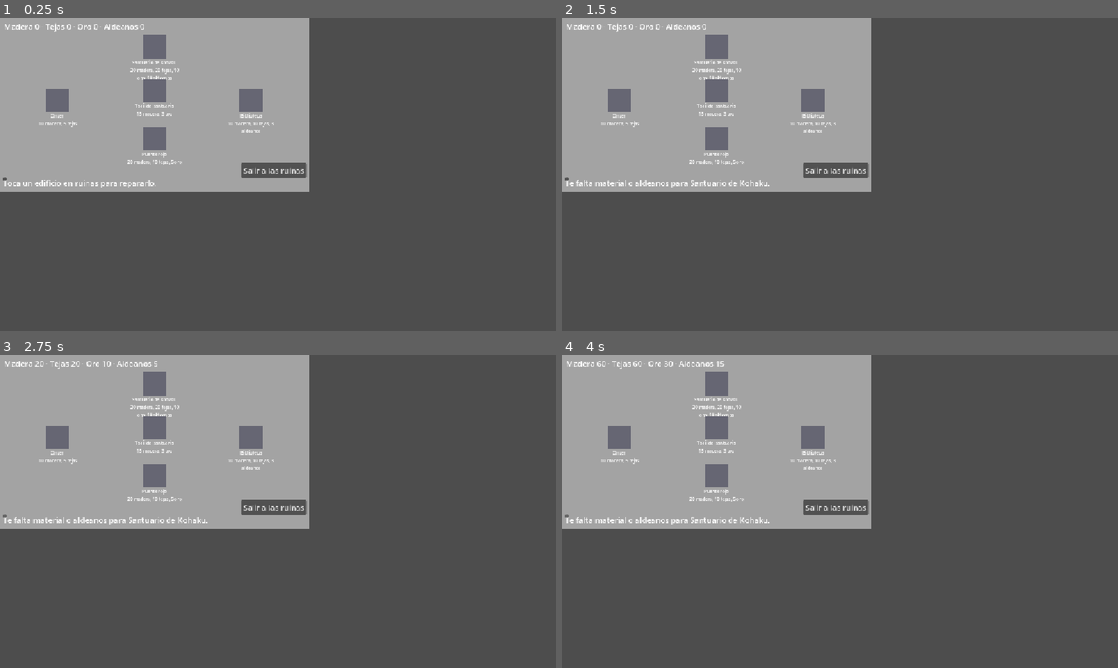
Above: before the commit, frames 1-4 (two rows, left to right).
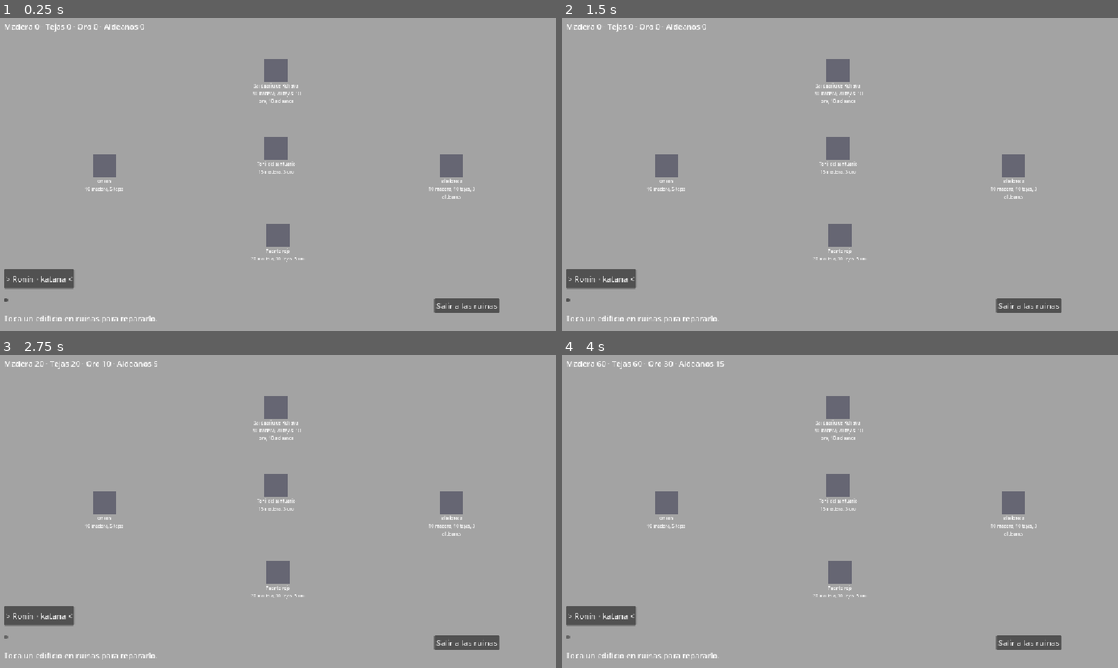
Above: after the commit, the same moments.

Repository: dotrashtrash-png/kintsugi
Game: Godot game, scene res://escenas/base/Aldea.tscn
Same seed, same stepped clock (60 frames per second), same inputs: the game is played once before the commit and once after it.
Inputs (mouse positions are in pixels of both pictures, inside the frame that each line leads up to; where the layout moved, square brackets give the same spot in the first picture):
- Up to frame 1 (0.25 s): no input
- Up to frame 2 (1.5 s): click (600, 277) at 0.5 s, where only the run after the commit has a clickable "> Ronin · katana <"; click (717, 46) at 1.27 s
- Up to frame 3 (2.75 s): click (5, 636) [5, 517] at 2 s
- Up to frame 4 (4 s): tap Enter at 2.75 s; hold D (derecha) 2.78-3.53 s; tap Space at 3.5 s; hold S (abajo) from 3.53 s (still down)

The runs differ from the first frame. In frame 1, 72% of the frame differs, in the area x 0-100%, y 0-100%; in frame 2, 72%; in frame 3, 72%; in frame 4, 72%.

Commit message:
Aldea 1152x648 y elegir heroe

Diff:
--- a/escenas/base/Aldea.gd
+++ b/escenas/base/Aldea.gd
@@ -19,6 +19,7 @@
 	$UI/LabelMateriales.text = "Madera %d · Tejas %d · Oro %d · Aldeanos %d" % [m["madera"], m["tejas"], m["oro"], Estado.aldeanos]
 	for edificio in $Edificios.get_children():
 		edificio.actualizar()
+	actualizar_heroes()
 
 func mostrar_ultima_salida() -> void:
 	var s: Dictionary = Estado.ultima_salida
@@ -57,3 +58,26 @@
 	Estado.agregar("oro", 10)
 	Estado.aldeanos += 5
 	Estado.cambio.emit()
+
+const NOMBRES_HEROES := {
+	"ronin": "Ronin · katana",
+	"miko": "Miko · campana",
+	"onmyoji": "Onmyōji · ofuda",
+	"kunoichi": "Kunoichi · kunai",
+}
+
+func actualizar_heroes() -> void:
+	for hijo in $UI/Heroes.get_children():
+		hijo.queue_free()
+	for id in Estado.heroes_desbloqueados:
+		var boton := Button.new()
+		var texto: String = NOMBRES_HEROES.get(id, id)
+		if id == Estado.heroe_elegido:
+			texto = "> " + texto + " <"
+		boton.text = texto
+		boton.pressed.connect(_on_heroe_elegido.bind(id))
+		$UI/Heroes.add_child(boton)
+
+func _on_heroe_elegido(id: String) -> void:
+	Estado.heroe_elegido = id
+	actualizar_heroes()
--- a/escenas/base/Aldea.tscn
+++ b/escenas/base/Aldea.tscn
@@ -7,29 +7,29 @@
 script = ExtResource("1_movyn")
 
 [node name="Fondo" type="ColorRect" parent="." unique_id=281360401]
-offset_right = 640.0
-offset_bottom = 360.0
+offset_right = 1152.0
+offset_bottom = 648.0
 color = Color(0.63920635, 0.63920635, 0.6392063, 1)
 
 [node name="Edificios" type="Node2D" parent="." unique_id=934687619]
 
 [node name="Santuario" parent="Edificios" unique_id=685525046 instance=ExtResource("2_lkqpu")]
-position = Vector2(320, 60)
+position = Vector2(572, 108)
 id = "santuario"
 
 [node name="Torii" parent="Edificios" unique_id=759179646 instance=ExtResource("2_lkqpu")]
-position = Vector2(320, 150)
+position = Vector2(572, 270)
 id = "torii"
 
 [node name="Onsen" parent="Edificios" unique_id=1864807790 instance=ExtResource("2_lkqpu")]
-position = Vector2(120, 170)
+position = Vector2(216, 306)
 
 [node name="Biblioteca" parent="Edificios" unique_id=133562056 instance=ExtResource("2_lkqpu")]
-position = Vector2(520, 170)
+position = Vector2(936, 306)
 id = "biblioteca"
 
 [node name="Puente" parent="Edificios" unique_id=782062986 instance=ExtResource("2_lkqpu")]
-position = Vector2(320, 250)
+position = Vector2(576, 450)
 id = "puente"
 
 [node name="UI" type="CanvasLayer" parent="." unique_id=2122045962]
@@ -41,20 +41,26 @@
 offset_bottom = 29.0
 
 [node name="LabelMensaje" type="Label" parent="UI" unique_id=390730983]
-offset_left = 6.0
-offset_top = 330.0
-offset_right = 630.0
-offset_bottom = 354.0
+offset_left = 8.0
+offset_top = 610.0
+offset_right = 1108.0
+offset_bottom = 640.0
 
 [node name="BotonSalir" type="Button" parent="UI" unique_id=29549324]
-offset_left = 500.0
-offset_top = 300.0
-offset_right = 635.0
-offset_bottom = 331.0
+offset_left = 900.0
+offset_top = 580.0
+offset_right = 1035.0
+offset_bottom = 611.0
 text = "Salir a las ruinas"
 
 [node name="BotonPrueba" type="Button" parent="UI" unique_id=17494252]
-offset_left = 6.0
-offset_top = 330.0
-offset_right = 14.0
-offset_bottom = 338.0
+offset_left = 8.0
+offset_top = 580.0
+offset_right = 16.0
+offset_bottom = 588.0
+
+[node name="Heroes" type="HBoxContainer" parent="UI" unique_id=653409733]
+offset_left = 8.0
+offset_top = 520.0
+offset_right = 48.0
+offset_bottom = 560.0
